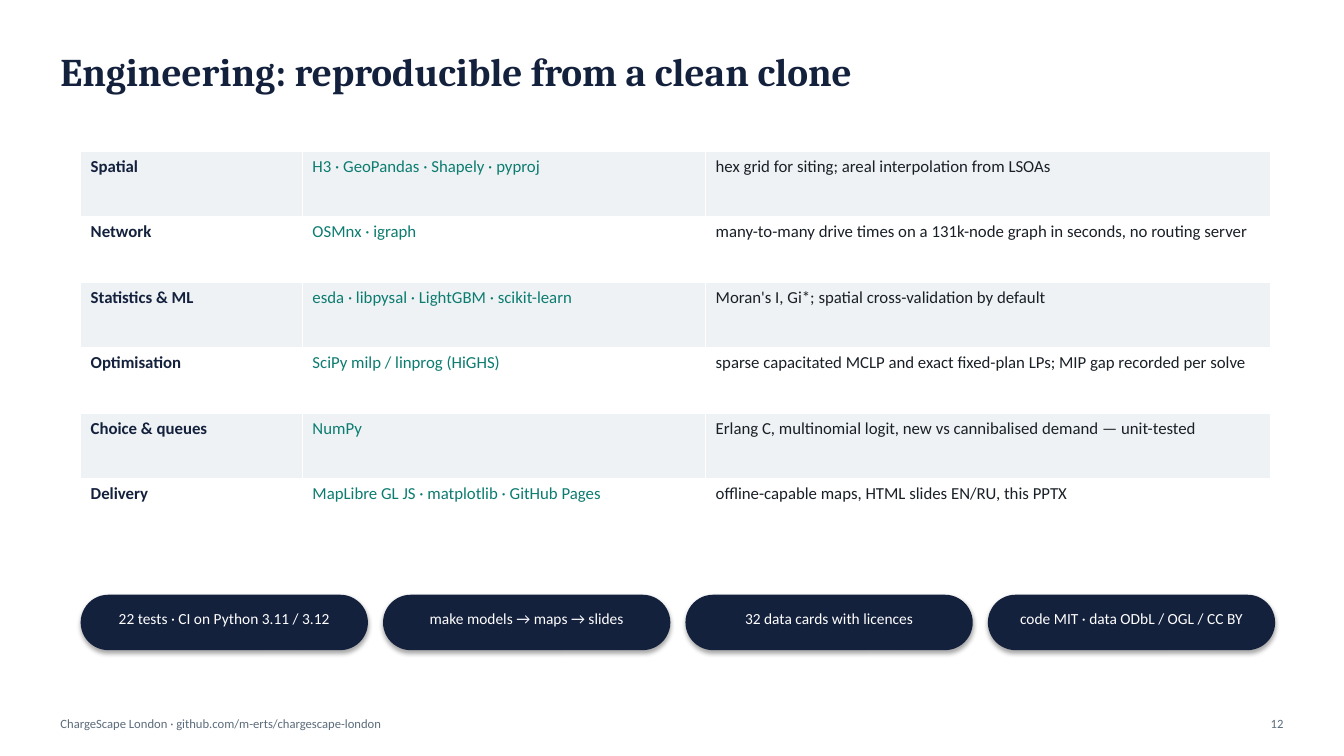
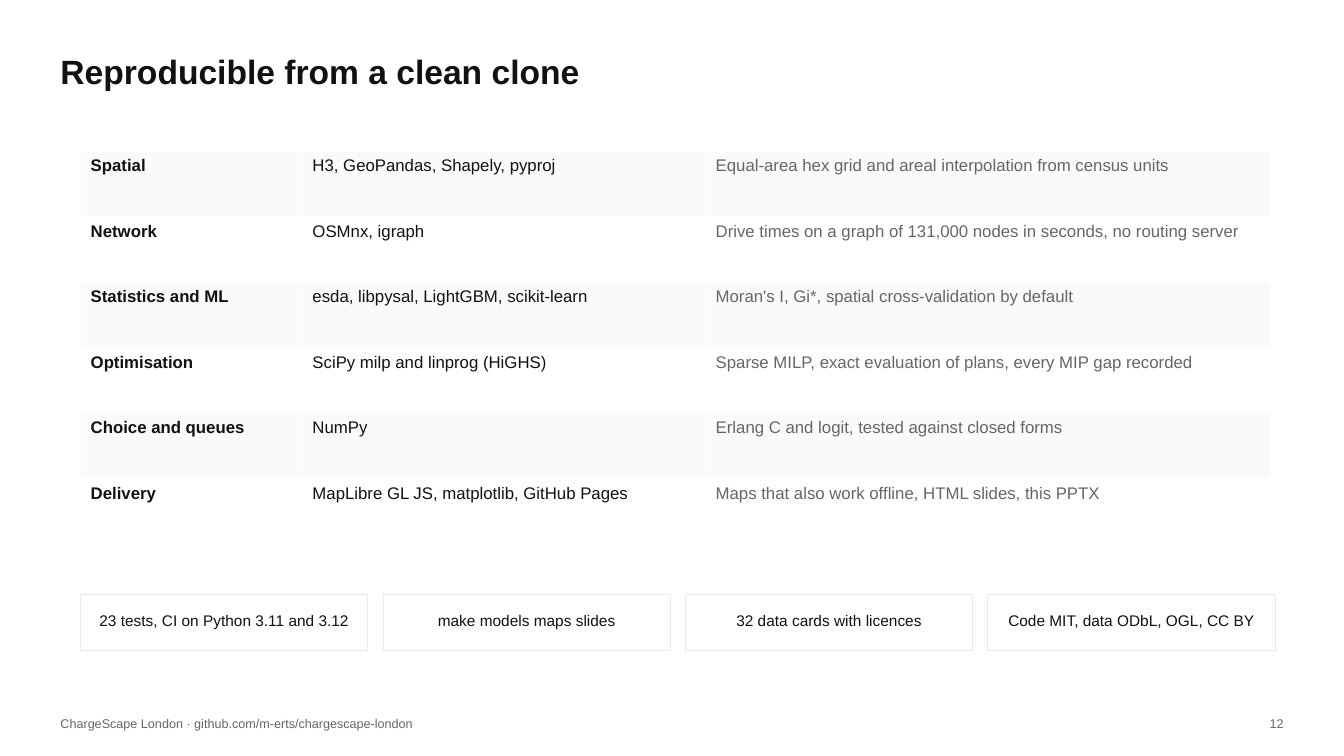
Before and after one commit to m-erts/chargescape-london, a slide deck: slide 12 of reports/ChargeScape_London.pptx. Drawn at 1344x756 pixels with LibreOffice and Linux fonts; fonts in the diff are those of the drawing. Boxes give left, top, right and bottom in pixels: in the first picture for what was removed or moved away, otherwise in the second. Text is boxed around its words. In the diff, an @@ line names an element or a change of style, - is before the commit and + after.

```diff
--- a/reports/ChargeScape_London.pptx
+++ b/reports/ChargeScape_London.pptx
@@ text at box(60, 59, 580, 91): text changed; size 28 to 24 pt; font Cambria to Arial; text colour #14213D to #111111 @@
-Engineering: reproducible from a clean clone
+Reproducible from a clean clone
@@ table at box(81, 151, 1270, 544) @@
-row 1, column 2: H3 · GeoPandas · Shapely · pyproj
+row 1, column 2: H3, GeoPandas, Shapely, pyproj
-row 1, column 3: hex grid for siting; areal interpolation from LSOAs
+row 1, column 3: Equal-area hex grid and areal interpolation from census units
-row 2, column 2: OSMnx · igraph
+row 2, column 2: OSMnx, igraph
-row 2, column 3: many-to-many drive times on a 131k-node graph in seconds, no routing server
+row 2, column 3: Drive times on a graph of 131,000 nodes in seconds, no routing server
-row 3: Statistics & ML | esda · libpysal · LightGBM · scikit-learn | Moran's I, Gi*; spatial cross-validation by default
+row 3: Statistics and ML | esda, libpysal, LightGBM, scikit-learn | Moran's I, Gi*, spatial cross-validation by default
-row 4, column 2: SciPy milp / linprog (HiGHS)
+row 4, column 2: SciPy milp and linprog (HiGHS)
-row 4, column 3: sparse capacitated MCLP and exact fixed-plan LPs; MIP gap recorded per solve
+row 4, column 3: Sparse MILP, exact evaluation of plans, every MIP gap recorded
-row 5, column 1: Choice & queues
+row 5, column 1: Choice and queues
-row 5, column 3: Erlang C, multinomial logit, new vs cannibalised demand — unit-tested
+row 5, column 3: Erlang C and logit, tested against closed forms
-row 6, column 2: MapLibre GL JS · matplotlib · GitHub Pages
+row 6, column 2: MapLibre GL JS, matplotlib, GitHub Pages
-row 6, column 3: offline-capable maps, HTML slides EN/RU, this PPTX
+row 6, column 3: Maps that also work offline, HTML slides, this PPTX
@@ fill #EEF2F4 to #FAFAFA in 9 cells @@
@@ font Calibri to Arial in "Spatial", "Network", "Optimisation", "NumPy" and 1 more places @@
@@ text colour #14213D to #111111 in "Spatial", "Network", "Optimisation", "Delivery" @@
@@ text colour #0C7C70 to #111111 in "NumPy" @@
@@ rounded rectangle to rectangle; fill #14213D to #FFFFFF; outline none to #EAEAEA 0.75 pt; shadow off in 4 elements at box(81, 595, 368, 650), box(383, 595, 670, 650), box(686, 595, 973, 650), box(988, 595, 1275, 650) @@
@@ text at box(99, 615, 349, 629): text changed; font Calibri to Arial; text colour #FFFFFF to #111111 @@
-22 tests · CI on Python 3.11 / 3.12
+23 tests, CI on Python 3.11 and 3.12
@@ text at box(438, 615, 615, 630): text changed; font Calibri to Arial; text colour #FFFFFF to #111111 @@
-make models → maps → slides
+make models maps slides
@@ text "32 data cards with licences" at box(736, 615, 922, 626): font Calibri to Arial, text colour #FFFFFF to #111111 @@
@@ text at box(1008, 615, 1255, 628): text changed; font Calibri to Arial; text colour #FFFFFF to #111111 @@
-code MIT · data ODbL / OGL / CC BY
+Code MIT, data ODbL, OGL, CC BY
@@ text "ChargeScape London · github.com/m-erts/chargescape-london" at box(60, 719, 413, 731): font Calibri to Arial, text colour #5B6B7A to #666666 @@
@@ text "12" at box(1270, 719, 1284, 728): font Calibri to Arial, text colour #5B6B7A to #666666 @@
```
Also in this commit, not shown: 14 other slides changed, 49 other files.
